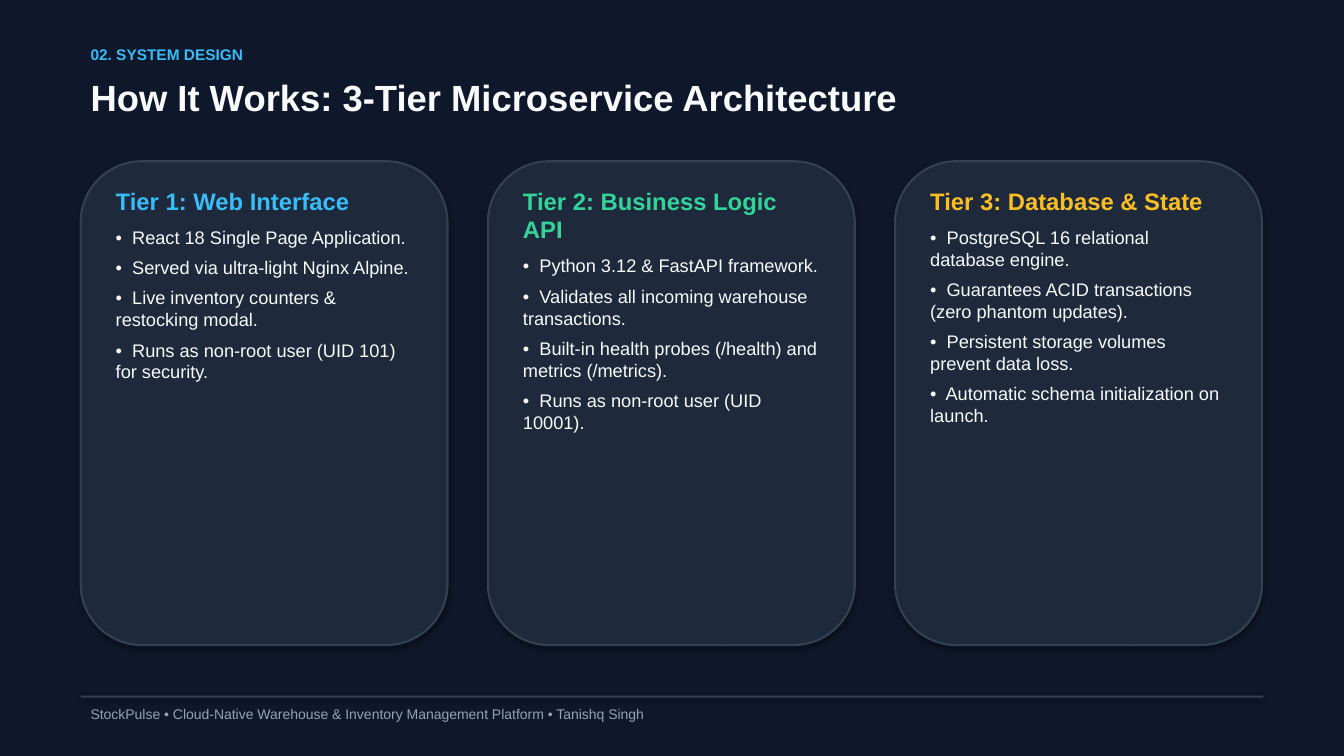
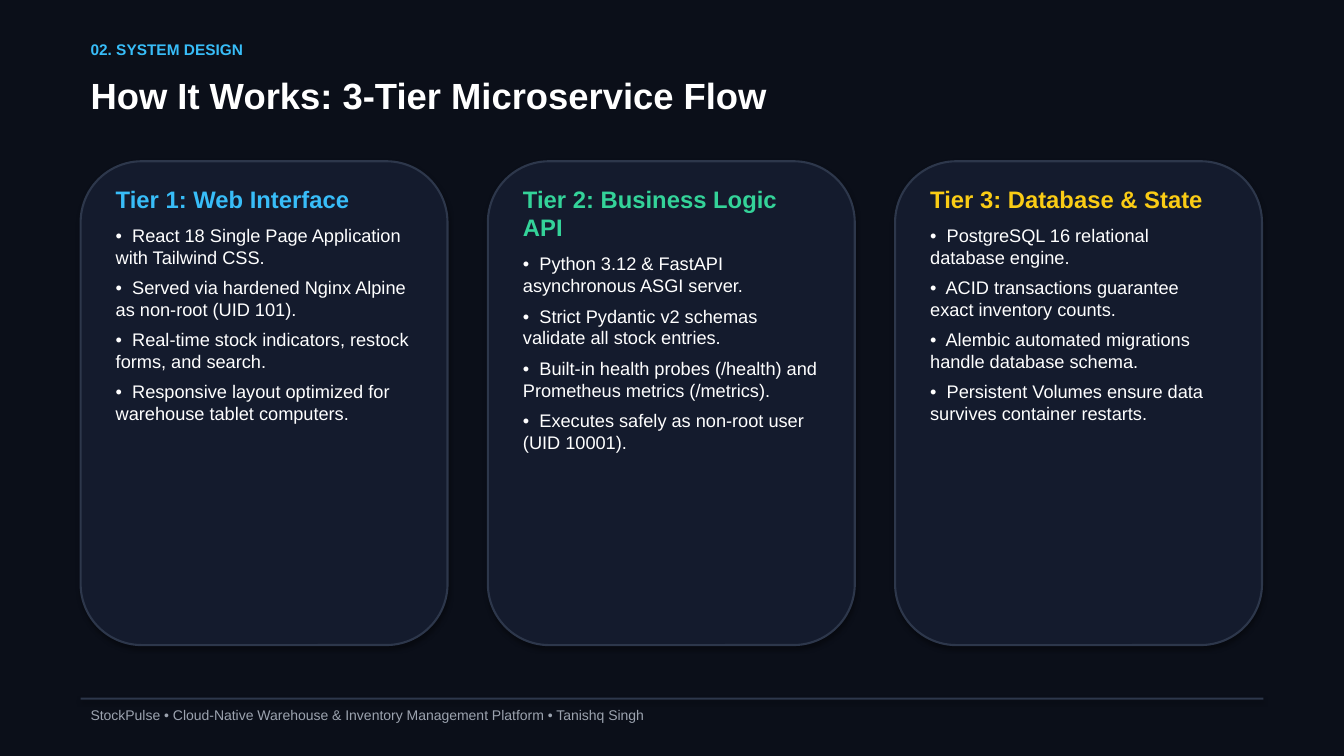
Before and after one commit to Tanishq217/StockPulse, a slide deck: slide 3 of StockPulse_Presentation.pptx. Drawn at 1344x756 pixels with LibreOffice and Linux fonts; fonts in the diff are those of the drawing. Boxes give left, top, right and bottom in pixels: in the first picture for what was removed or moved away, otherwise in the second. Text is boxed around its words. In the diff, an @@ line names an element or a change of style, - is before the commit and + after.

```diff
--- a/StockPulse_Presentation.pptx
+++ b/StockPulse_Presentation.pptx
@@ rectangle at bbox=[0, 0, 1344, 756]: fill #0F172A to #0B0F19 @@
@@ text "02. SYSTEM DESIGN": place and size @@
-text "02. SYSTEM DESIGN" at bbox=[91, 49, 243, 60]
+text "02. SYSTEM DESIGN" at bbox=[91, 44, 243, 55]
@@ text at bbox=[91, 82, 767, 110]: text changed; text colour #F8FAFC to #FFFFFF @@
-How It Works: 3-Tier Microservice Architecture
+How It Works: 3-Tier Microservice Flow
@@ fill #1E293B to #141B2D; outline #334155 1.5 pt to #2D374B 1.5 pt in 3 elements at bbox=[488, 161, 855, 645], bbox=[895, 161, 1262, 645], bbox=[81, 161, 448, 645] @@
@@ text at bbox=[930, 190, 1202, 268]: text colour #FBBF24 to #FACC15 in "Tier 3: Database & State"; text colour #F8FAFC to #FFFFFF in "• PostgreSQL 16 relational database engine." @@
@@ text at bbox=[116, 228, 409, 424]: text changed; text colour #F8FAFC to #FFFFFF @@
-• React 18 Single Page Application.
-• Served via ultra-light Nginx Alpine.
-• Live inventory counters & restocking modal.
-• Runs as non-root user (UID 101) for security.
+• React 18 Single Page Application with Tailwind CSS.
+• Served via hardened Nginx Alpine as non-root (UID 101).
+• Real-time stock indicators, restock forms, and search.
+• Responsive layout optimized for warehouse tablet computers.
@@ text at bbox=[523, 256, 817, 453]: text changed; text colour #F8FAFC to #FFFFFF @@
-• Python 3.12 & FastAPI framework.
-• Validates all incoming warehouse transactions.
-• Built-in health probes (/health) and metrics (/metrics).
-• Runs as non-root user (UID 10001).
+• Python 3.12 & FastAPI asynchronous ASGI server.
+• Strict Pydantic v2 schemas validate all stock entries.
+• Built-in health probes (/health) and Prometheus metrics (/metrics).
+• Executes safely as non-root user (UID 10001).
@@ text at bbox=[930, 280, 1203, 420]: text changed; text colour #F8FAFC to #FFFFFF @@
-• Guarantees ACID transactions (zero phantom updates).
-• Persistent storage volumes prevent data loss.
-• Automatic schema initialization on launch.
+• ACID transactions guarantee exact inventory counts.
+• Alembic automated migrations handle database schema.
+• Persistent Volumes ensure data survives container restarts.
@@ text "StockPulse • Cloud-Native Warehouse & ..." at bbox=[91, 710, 644, 723]: text colour #94A3B8 to #9CA3AF @@
@@ rectangle at bbox=[81, 698, 1263, 700]: fill #334155 to #2D374B @@
```
Also in this commit, not shown: 10 other slides changed, 4 slides added, 3 slides removed, 19 other files.
